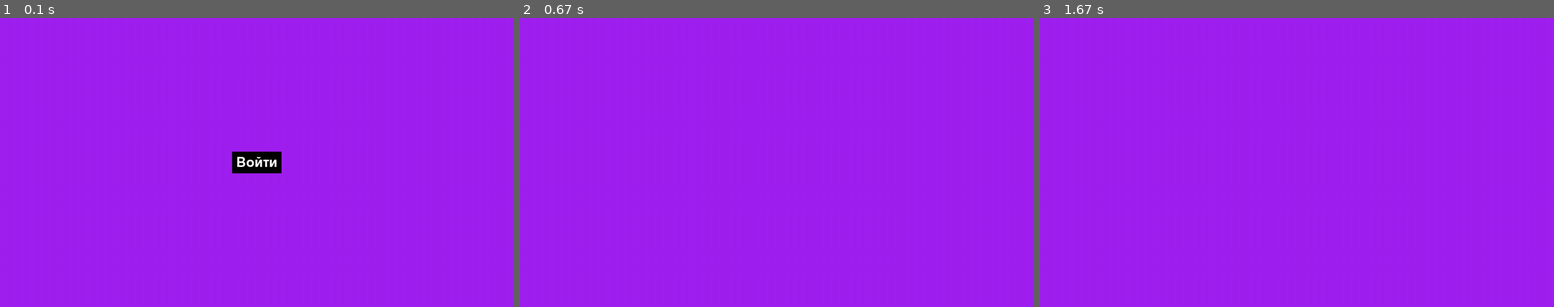
Above: before the commit, frames 1-3 (left to right).
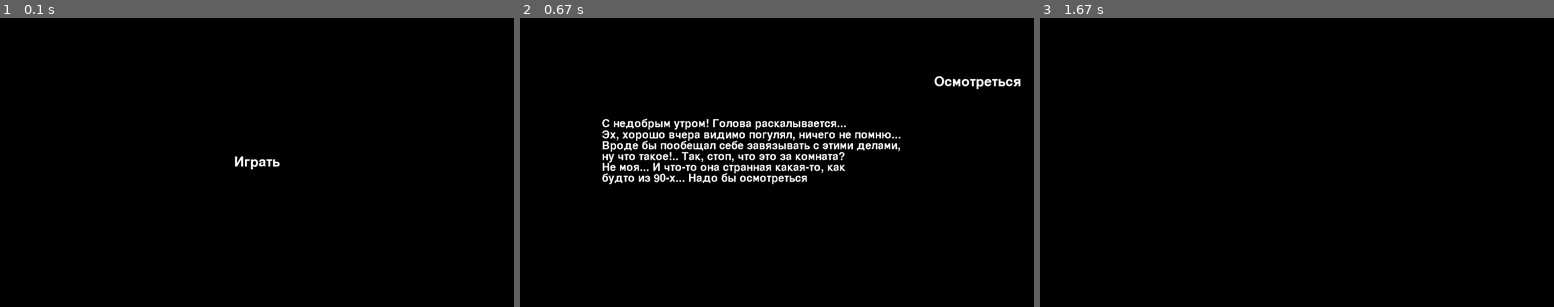
Above: after the commit, the same moments.

Repository: justxale/pygame-cyphered
Game: pygame game, started from main.py
Same seed, same stepped clock (60 frames per second), same inputs: the game is played once before the commit and once after it.
Inputs (mouse positions are in pixels of both pictures, inside the frame that each line leads up to):
- Up to frame 1 (0.1 s): no input
- Up to frame 2 (0.67 s): click (777, 162) at 0.38 s
- Up to frame 3 (1.67 s): click (1497, 81) at 0.72 s, where only the run after the commit has a clickable "Осмотреться"

The runs differ from the first frame. In frame 1, 99% of the frame differs, in the area x 0-100%, y 0-100%; in frame 2, 100%; in frame 3, 100%.

Commit message:
Предыстория, функции однострочного и многострочного текста, функция кнопки

Diff:
--- /dev/null
+++ b/cyphered/ui/Button.py
@@ -0,0 +1,21 @@
+import pygame
+
+
+# функция для создания кнопки
+# в качестве аргументов принимает ширину и высоту экрана, тект, цвет текста, насколько от середины отодвинуть
+# текст по x и y, размер шрифта
+def get_component_button(screen_width, screen_height, text, color=(255, 255, 255), step_x=0, step_y=0, font_size=50):
+    font = pygame.font.Font(None, font_size)  # надо спросить у Артема, тк я сама не понимаю, какой путь прописывать
+    # нужно для шрифта
+    text_surface = font.render(text, True, color)
+
+    button_width = text_surface.get_width() + 20
+    button_height = text_surface.get_height() + 20
+    button_x = (screen_width - button_width) // 2 + step_x
+    button_y = (screen_height - button_height) // 2 + step_y
+
+    button_rect = pygame.Rect(button_x, button_y, button_width, button_height)
+
+    text_rect = text_surface.get_rect(center=button_rect.center)
+
+    return (text_surface, text_rect, button_rect)
--- /dev/null
+++ b/cyphered/ui/Multiple_text_displ.py
@@ -0,0 +1,20 @@
+# функция для многострочного текста. принимает сам текст, холст, кортеж позиции, куда мы поместим угол текста,
+# готовый через pygame сгенерированный шрифт, цвет
+# отрисовывает текст на холсте
+# пример вызова: font = pygame.font.SysFont("Arial", 50); multiple_text_discpl(screen, text, (20, 20), font)
+def multiple_text_discpl(screen, text_surface, pos, font, color=(255, 255, 255)):
+    words = [word.split(' ') for word in text_surface.splitlines()]  # 2D array where each row is a list of words.
+    space = font.size(' ')[0]  # The width of a space.
+    max_width, max_height = screen.get_size()
+    x, y = pos
+    for line in words:
+        for word in line:
+            word_surface = font.render(word, 0, color)
+            word_width, word_height = word_surface.get_size()
+            if x + word_width >= max_width:
+                x = pos[0]  # Reset the x.
+                y += word_height  # Start on new row.
+            screen.blit(word_surface, (x, y))
+            x += word_width + space
+        x = pos[0]  # Reset the x.
+        y += word_height  # Start on new row.
--- /dev/null
+++ b/cyphered/ui/Text_displ.py
@@ -0,0 +1,13 @@
+import pygame
+
+
+# функция, принимает текст, холст, ширину и высоту экрана, шрифт, размер шрифта, цвет, отступ от центру по горизотнтали
+# и по вертикали
+# функция отрисовывает на экране текст, я ее реализовала для облегчения работы с сюжеткой, которую мы рассказываем
+# игроку
+def text_displ(text_surface, screen, width=1280, height=780, font1=None, font_size=50, color=(255, 255, 255), step_x=0, step_y=0):
+    font = pygame.font.Font(font1, font_size)
+    text = font.render(text_surface, True, color)
+    text_x = width // 2 - text.get_width() // 2 + step_x
+    text_y = height // 2 - text.get_height() // 2 + step_y
+    screen.blit(text, (text_x, text_y))
--- a/main.py
+++ b/main.py
@@ -1,25 +1,7 @@
 import pygame
-
-
-# функция для создания кнопки
-# в качестве аргументов принимает ширину и высоту экрана, тект, цвет текста, насколько от середины отодвинуть
-# текст по x и y, размер шрифта
-def get_component_button(screen_width, screen_height, text, color=(255, 255, 255), step_x=0, step_y=0, font_size=50):
-    font = pygame.font.Font(None, font_size)  # надо спросить у Артема, тк я сама не понимаю, какой путь прописывать
-    # нужно для шрифта
-    text_surface = font.render(text, True, color)
-
-    button_width = text_surface.get_width() + 20
-    button_height = text_surface.get_height() + 20
-    button_x = (screen_width - button_width) // 2 + step_x
-    button_y = (screen_height - button_height) // 2 + step_y
-
-    button_rect = pygame.Rect(button_x, button_y, button_width, button_height)
-
-    text_rect = text_surface.get_rect(center=button_rect.center)
-
-    return (text_surface, text_rect, button_rect)
-
+from cyphered.ui.Button import get_component_button
+from cyphered.ui.Text_displ import text_displ
+from cyphered.ui.Multiple_text_displ import multiple_text_discpl
 
 # pygame setup
 pygame.init()
@@ -27,6 +9,7 @@
 clock = pygame.time.Clock()
 running = True
 start_button_clicked = False  # переменная нажатия кнопки "играть"
+background_lookaround_button_clicked = False  # кнопка осмотреться в предыстории
 
 while running:
     # poll for events
@@ -40,9 +23,11 @@
 
     # RENDER YOUR GAME HERE
     while not start_button_clicked and running:
-        button = get_component_button(1280, 720, 'Войти')
-        pygame.draw.rect(screen, (0, 0, 0), button[2])
-        screen.blit(button[0], button[1])
+
+        screen.fill((0, 0, 0))
+        start_button = get_component_button(1280, 720, "Играть")
+        pygame.draw.rect(screen, (0, 0, 0), start_button[2])
+        screen.blit(start_button[0], start_button[1])
         pygame.display.flip()
 
         for event in pygame.event.get():
@@ -52,11 +37,41 @@
             if event.type == pygame.MOUSEBUTTONDOWN:
                 if event.button == 1:
                     mouse_pos = pygame.mouse.get_pos()
-                    if button[2].collidepoint(mouse_pos):
+                    if start_button[2].collidepoint(mouse_pos):
                         start_button_clicked = True
                         break
 
-    screen.fill("purple")
+    screen.fill("black")
+
+    while not background_lookaround_button_clicked and running:
+
+        screen.fill((0, 0, 0))
+        background_lookaround_button = get_component_button(1280, 720, "Осмотреться", step_x=500, step_y=-200)
+        pygame.draw.rect(screen, (0, 0, 0), background_lookaround_button[2])
+        screen.blit(background_lookaround_button[0], background_lookaround_button[1])
+
+        font = pygame.font.SysFont(None, 40)
+        multiple_text_discpl(screen, """        С недобрым утром! Голова раскалывается...
+        Эх, хорошо вчера видимо погулял, ничего не помню...
+        Вроде бы пообещал себе завязывать с этими делами,
+        ну что такое!.. Так, стоп, что это за комната?
+        Не моя... И что-то она странная какая-то, как
+        будто из 90-х... Надо бы осмотреться""", (140, 250), font)
+
+        pygame.display.flip()
+
+        for event in pygame.event.get():
+            if event.type == pygame.QUIT:
+                running = False
+                break
+            if event.type == pygame.MOUSEBUTTONDOWN:
+                if event.button == 1:
+                    mouse_pos = pygame.mouse.get_pos()
+                    if background_lookaround_button[2].collidepoint(mouse_pos):
+                        background_lookaround_button_clicked = True
+                        break
+
+    screen.fill("black")
 
     # flip() the display to put your work on screen
     pygame.display.flip()
